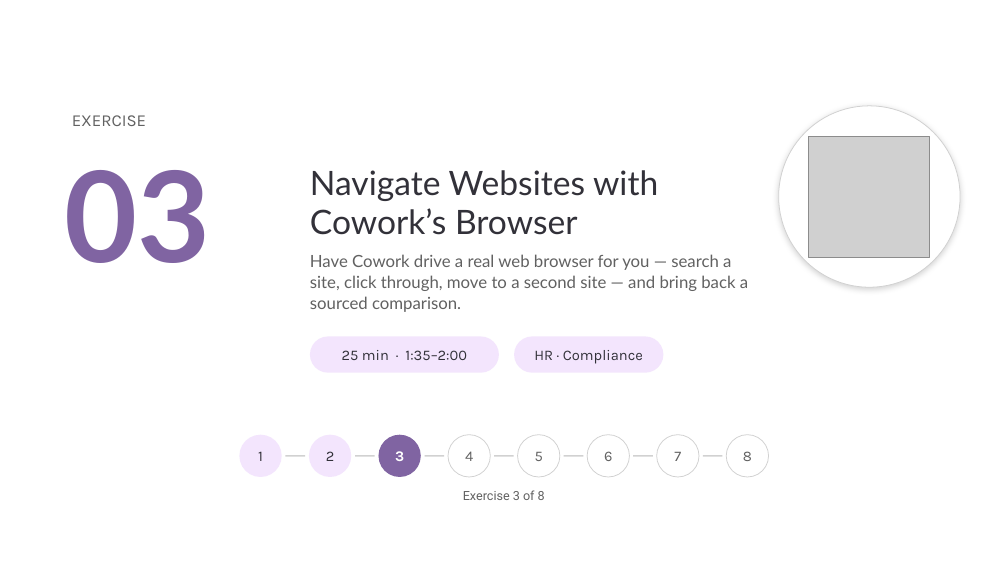
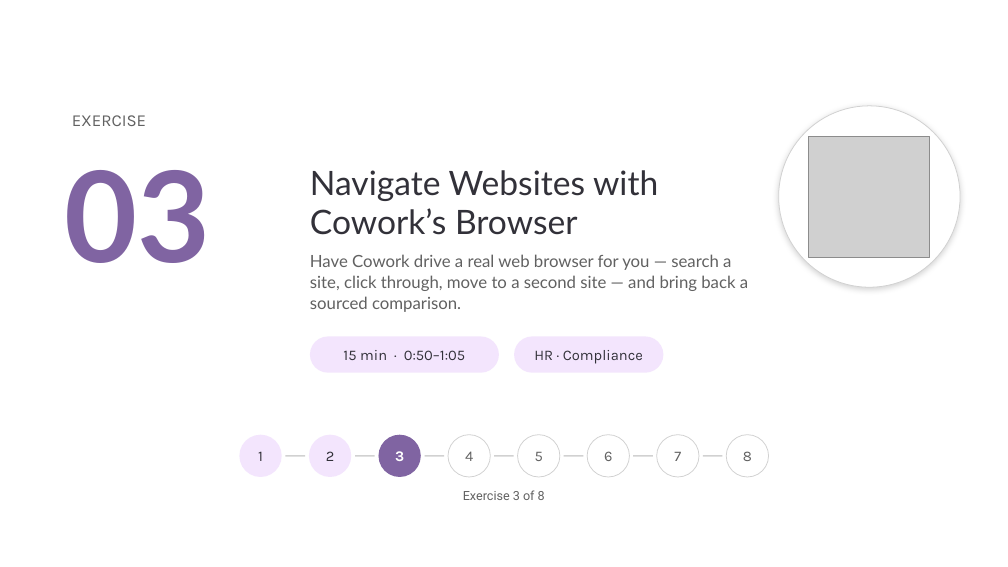
Before and after one commit to ragage/ai_hr_cowork_workshop, a slide deck: slide 27 of instructor/instructor-deck.pptx (slide 28 before the commit). Drawn at 1008x567 pixels with LibreOffice and Linux fonts; fonts in the diff are those of the drawing; grey boxes stand for pictures; background and template pictures are left out. Boxes give left, top, right and bottom in pixels: in the first picture for what was removed or moved away, otherwise in the second. Text is boxed around its words. In the diff, an @@ line names an element or a change of style, - is before the commit and + after.

```diff
--- a/instructor/instructor-deck.pptx
+++ b/instructor/instructor-deck.pptx
@@ text at [343, 350, 465, 360]: text changed @@
-25 min · 1:35–2:00
+15 min · 0:50–1:05
```
Also in this commit, not shown: 27 other slides changed, 2 slides removed, 33 other files.
